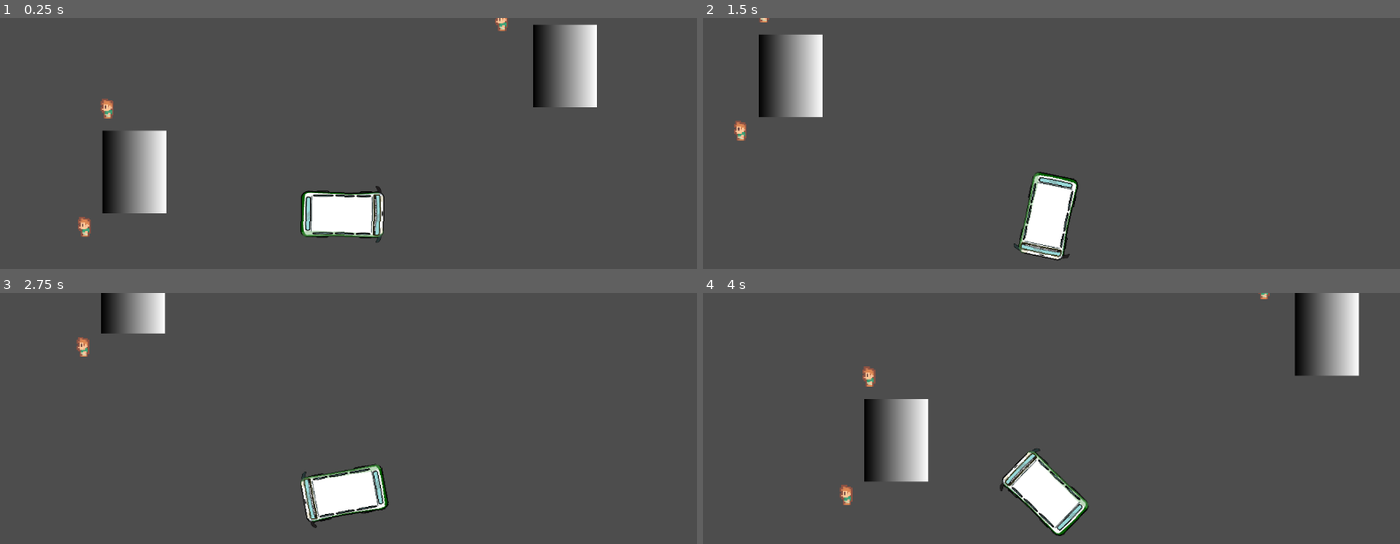
Above: before the commit, frames 1-4 (two rows, left to right).
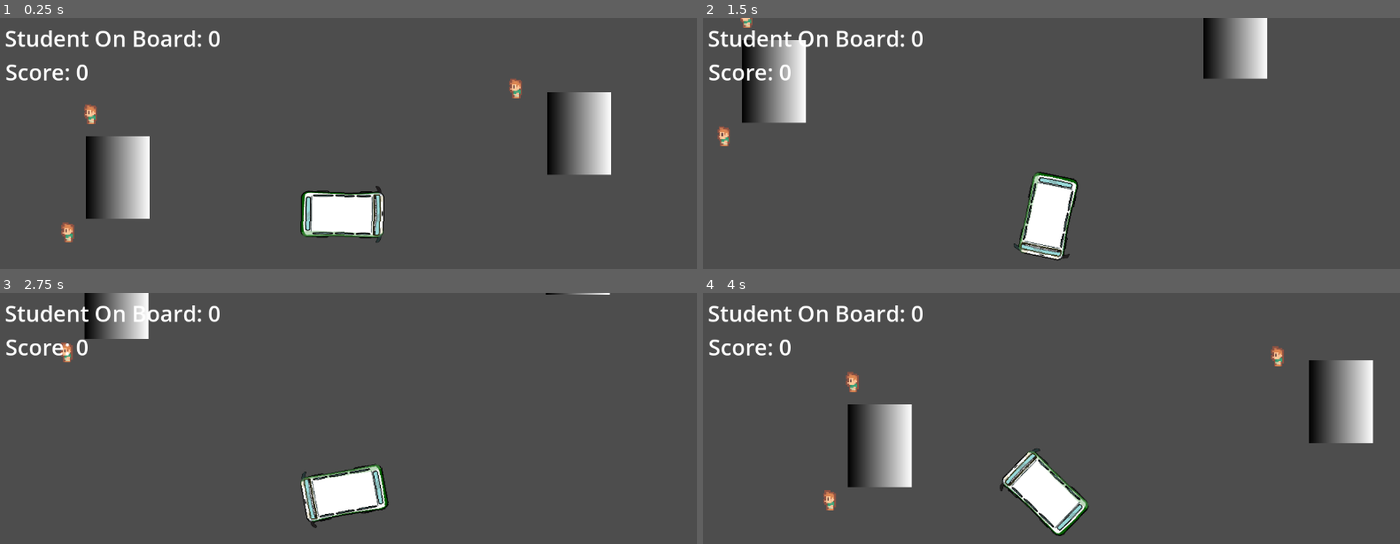
Above: after the commit, the same moments.

Repository: ParanyuLion/ArtyCoding
Game: Godot game, scene res://scene/main.tscn
Same seed, same stepped clock (60 frames per second), same inputs: the game is played once before the commit and once after it.
Inputs:
- Up to frame 1 (0.25 s): no input
- Up to frame 2 (1.5 s): tap Enter at 0.5 s; hold D (right) 0.53-1.28 s; hold W (foward) 0.53-1.28 s; hold S (backward) from 1.28 s (still down); tap W (foward) at 1.35 s
- Up to frame 3 (2.75 s): release S (backward) at 2.03 s; hold D (right) from 2.03 s (still down); hold W (foward) from 2.03 s (still down)
- Up to frame 4 (4 s): release W (foward) at 2.78 s; tap W (foward) at 2.85 s; release D (right) at 3.53 s; hold A (left) from 3.53 s (still down); hold W (foward) from 3.53 s (still down)

The runs differ from the first frame. In frame 1, 10% of the frame differs, in the area x 0-88%, y 0-90%; in frame 2, 6.6%; in frame 3, 3.0%; in frame 4, 10%, in the area x 0-97%, y 0-87%.

Commit message:
add ui score

Diff:
--- a/project.godot
+++ b/project.godot
@@ -12,29 +12,33 @@
 
 config/name="Hackathon"
 run/main_scene="res://scene/main.tscn"
-config/features=PackedStringArray("4.4", "Forward Plus")
+config/features=PackedStringArray("4.2", "Forward Plus")
 config/icon="res://icon.svg"
+
+[autoload]
+
+Global="*res://scripts/Global.gd"
 
 [input]
 
 left={
 "deadzone": 0.5,
-"events": [Object(InputEventKey,"resource_local_to_scene":fa …(171 unchanged characters)… keycode":65,"key_label":0,"unicode":97,"location":0,"echo":false,"script":null)
+"events": [Object(InputEventKey,"resource_local_to_scene":fa …(171 unchanged characters)… keycode":65,"key_label":0,"unicode":97,"echo":false,"script":null)
 ]
 }
 right={
 "deadzone": 0.5,
-"events": [Object(InputEventKey,"resource_local_to_scene":fa …(172 unchanged characters)… eycode":68,"key_label":0,"unicode":100,"location":0,"echo":false,"script":null)
+"events": [Object(InputEventKey,"resource_local_to_scene":fa …(172 unchanged characters)… eycode":68,"key_label":0,"unicode":100,"echo":false,"script":null)
 ]
 }
 foward={
 "deadzone": 0.5,
-"events": [Object(InputEventKey,"resource_local_to_scene":fa …(172 unchanged characters)… eycode":87,"key_label":0,"unicode":119,"location":0,"echo":false,"script":null)
+"events": [Object(InputEventKey,"resource_local_to_scene":fa …(172 unchanged characters)… eycode":87,"key_label":0,"unicode":119,"echo":false,"script":null)
 ]
 }
 backward={
 "deadzone": 0.5,
-"events": [Object(InputEventKey,"resource_local_to_scene":fa …(172 unchanged characters)… eycode":83,"key_label":0,"unicode":115,"location":0,"echo":false,"script":null)
+"events": [Object(InputEventKey,"resource_local_to_scene":fa …(172 unchanged characters)… eycode":83,"key_label":0,"unicode":115,"echo":false,"script":null)
 ]
 }
 
--- a/scene/main.tscn
+++ b/scene/main.tscn
@@ -1,29 +1,40 @@
-[gd_scene load_steps=4 format=3 uid="uid://bhkgmwv5xph3o"]
+[gd_scene load_steps=6 format=3 uid="uid://bhkgmwv5xph3o"]
 
 [ext_resource type="PackedScene" uid="uid://jwjexrebxgsw" path="res://scene/dek_ku.tscn" id="1_0xm2m"]
 [ext_resource type="PackedScene" uid="uid://dlwkcu0hcr8ys" path="res://scene/Player.tscn" id="2_h2yge"]
 [ext_resource type="PackedScene" uid="uid://31ukv85kfc0y" path="res://scene/bus_stop.tscn" id="3_lk8hp"]
+[ext_resource type="Script" path="res://scripts/student.gd" id="4_tfwx3"]
+[ext_resource type="PackedScene" uid="uid://b54jve7oekjor" path="res://scene/ui.tscn" id="5_friyx"]
 
 [node name="main" type="Node2D"]
 
 [node name="Bus_stop" parent="." instance=ExtResource("3_lk8hp")]
-position = Vector2(-128, -70)
+position = Vector2(213, 267)
 
 [node name="Bus_stop2" parent="." instance=ExtResource("3_lk8hp")]
-position = Vector2(573, -243)
+position = Vector2(964, 195)
 
 [node name="DekKu" parent="." instance=ExtResource("1_0xm2m")]
-position = Vector2(-181, -166)
+position = Vector2(160, 171)
 
 [node name="DekKu2" parent="." instance=ExtResource("1_0xm2m")]
-position = Vector2(-218, 27)
+position = Vector2(123, 364)
 
 [node name="DekKu3" parent="." instance=ExtResource("1_0xm2m")]
-position = Vector2(461, -309)
+position = Vector2(852, 129)
 
 [node name="TalaiBus" parent="." instance=ExtResource("2_h2yge")]
-position = Vector2(212, -2)
+position = Vector2(580, 326)
 rotation = 0.0298858
 
 [node name="Camera2D" type="Camera2D" parent="TalaiBus"]
 position = Vector2(1, 4)
+
+[node name="student" type="Node2D" parent="."]
+script = ExtResource("4_tfwx3")
+
+[node name="AnimationPlayer" type="AnimationPlayer" parent="student"]
+
+[node name="Sprite2D" type="Sprite2D" parent="student"]
+
+[node name="UI" parent="." instance=ExtResource("5_friyx")]
--- /dev/null
+++ b/scene/ui.tscn
@@ -0,0 +1,27 @@
+[gd_scene load_steps=4 format=3 uid="uid://b54jve7oekjor"]
+
+[ext_resource type="Script" path="res://scripts/StudentOnBoard.gd" id="1_atg2w"]
+[ext_resource type="Script" path="res://scripts/Score.gd" id="2_2cq8y"]
+
+[sub_resource type="LabelSettings" id="LabelSettings_8gmey"]
+font_size = 36
+
+[node name="UI" type="CanvasLayer"]
+
+[node name="StudentOnBoard" type="Label" parent="."]
+offset_left = 25.0
+offset_top = 8.0
+offset_right = 336.0
+offset_bottom = 58.0
+text = "Student On Board: "
+label_settings = SubResource("LabelSettings_8gmey")
+script = ExtResource("1_atg2w")
+
+[node name="Score" type="Label" parent="."]
+offset_left = 26.0
+offset_top = 63.0
+offset_right = 189.0
+offset_bottom = 113.0
+text = "Score: "
+label_settings = SubResource("LabelSettings_8gmey")
+script = ExtResource("2_2cq8y")
--- /dev/null
+++ b/scripts/Global.gd
@@ -0,0 +1,5 @@
+extends Node
+
+
+var score = 0
+var student_on_bus = 0
--- a/scripts/Player.gd
+++ b/scripts/Player.gd
@@ -12,13 +12,18 @@
 var acceleration = Vector2.ZERO
 #var velocity = Vector2
 var steer_angle
-
-
-var students_on_board := 0
+#var students_on_board := 0
 
 func register_student():
-	students_on_board += 1
-	print("🚌 มีนักเรียนขึ้นรถแล้ว: ", students_on_board)
+	Global.student_on_bus += 1
+	print("🚌 มีนักเรียนขึ้นรถแล้ว: ", Global.student_on_bus)
+
+func leaving_student():
+	if Global.student_on_bus >= 1:
+		var leave_num = randi_range(0, Global.student_on_bus)
+		Global.student_on_bus -= leave_num
+		Global.score += leave_num
+	print("XXXXXXXX มีนักเรียนลงรถแล้ว: ", Global.student_on_bus)
 
 func get_input():
 	var turn = 0
--- /dev/null
+++ b/scripts/Score.gd
@@ -0,0 +1,6 @@
+extends Label
+
+
+# Called every frame. 'delta' is the elapsed time since the previous frame.
+func _process(delta):
+	self.text = str("Score: ",Global.score)
--- /dev/null
+++ b/scripts/StudentOnBoard.gd
@@ -0,0 +1,6 @@
+extends Label
+
+
+# Called every frame. 'delta' is the elapsed time since the previous frame.
+func _process(delta):
+	self.text = str("Student On Board: ",Global.student_on_bus)
--- a/scripts/bus_stop.gd
+++ b/scripts/bus_stop.gd
@@ -11,7 +11,7 @@
 func _on_body_entered(body):
 	if body == talai_bus:
 		print("🚍 TalaiBus มาถึงป้าย ", name)
-
+		talai_bus.leaving_student()
 		var children = child_area.get_overlapping_bodies()
 		for child in children:
 			if child is CharacterBody2D and child.name.begins_with("Dek"):
--- /dev/null
+++ b/scripts/student.gd
@@ -0,0 +1,17 @@
+extends Node2D
+
+
+var is_active = false
+
+func appear_from_left(start_position: Vector2):
+	position = start_position
+	visible = true
+	modulate.a = 1.0
+	is_active = true
+	$AnimationPlayer.play("fade_out")
+
+func _on_AnimationPlayer_animation_finished(anim_name):
+	if anim_name == "fade_out":
+		modulate.a = 0.0
+		is_active = false
+		visible = false
